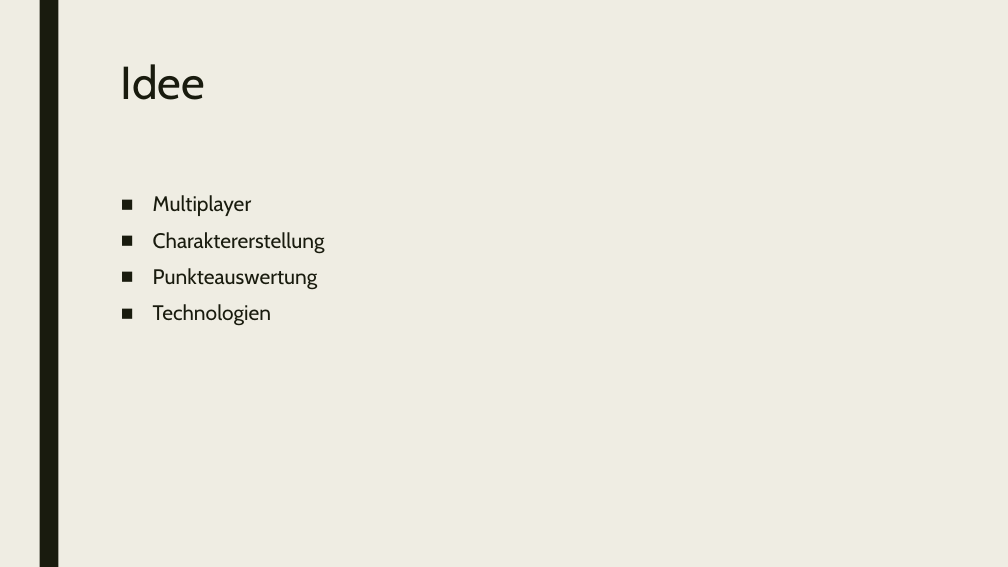
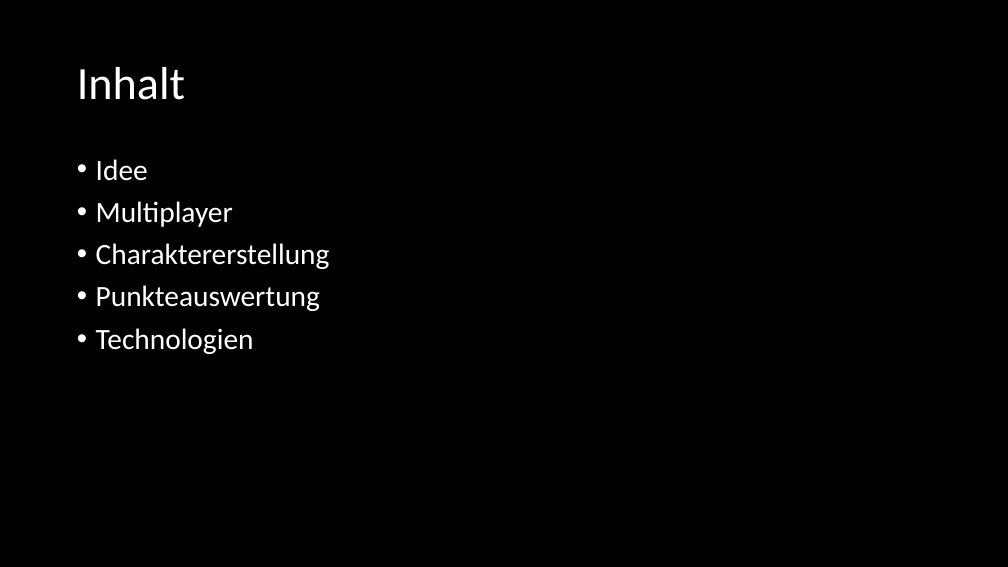
Before and after one commit to pfarrhoferphilip/Stadt-Land-Vollpfosten-Online, a slide deck: slide 2 of Dokumentation/Präsentation.pptx. Drawn at 1008x567 pixels with LibreOffice and Linux fonts; fonts in the diff are those of the drawing. Boxes give left, top, right and bottom in pixels: in the first picture for what was removed or moved away, otherwise in the second. Text is boxed around its words. In the diff, an @@ line names an element or a change of style, - is before the commit and + after.

```diff
--- a/Dokumentation/Präsentation.pptx
+++ b/Dokumentation/Präsentation.pptx
@@ background #EFEDE3 to #000000 @@
@@ rectangle removed at bbox=[39, 0, 58, 567] @@
@@ title "Inhalt" at bbox=[77, 67, 185, 100]: vertical alignment top to middle @@
@@ title at bbox=[77, 67, 185, 100]: text changed; font Cabin to Calibri; text colour #191B0E to #FFFFFF @@
-Idee
+Inhalt
@@ text "Idee": place and size @@
-text "Idee" at bbox=[153, 195, 325, 326]
+text "Idee" at bbox=[96, 159, 330, 354]
@@ text at bbox=[96, 159, 148, 181]: paragraph added @@
+• Idee
@@ text at bbox=[96, 201, 330, 354]: size 20 to 28 pt, font Cabin to Calibri, text colour #191B0E to #FFFFFF; bullet ■ to •; line spacing 0.94 to 0.9; less space between paragraphs @@
```
Also in this commit, not shown: 5 other slides changed, 3 slides added, 1 slide removed, 2 other files.
